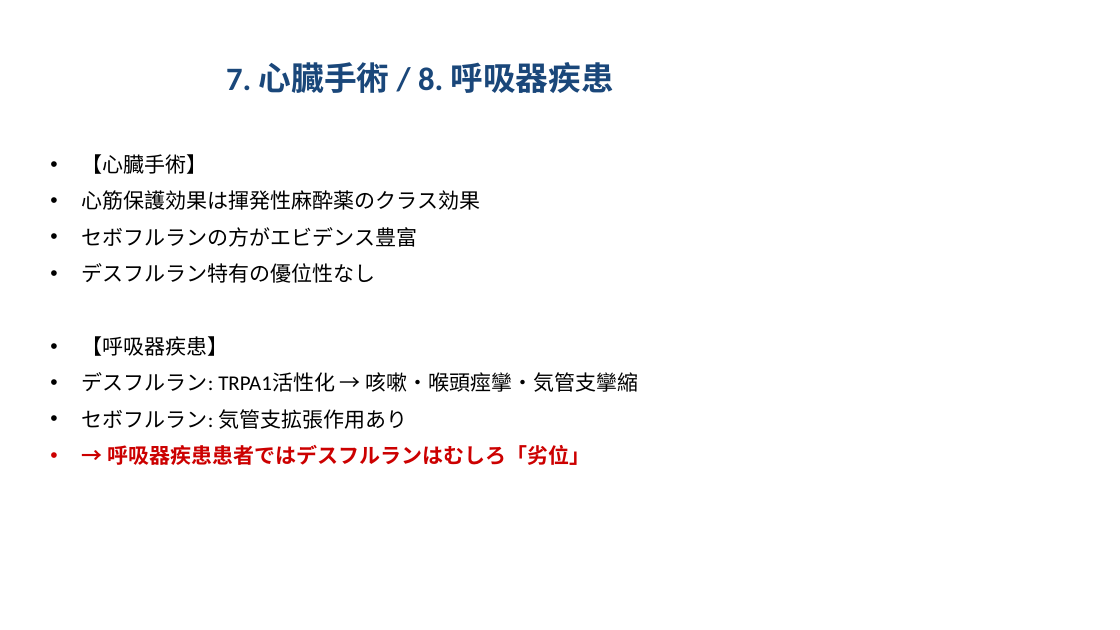
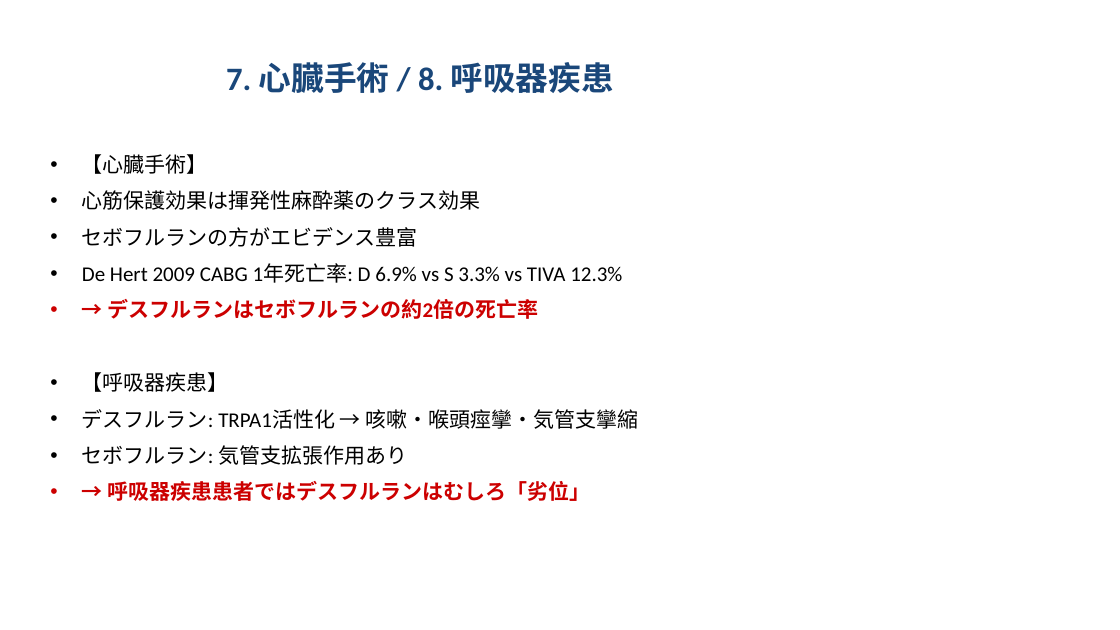
Before and after one commit to bougtoir/kotha-rct-decomposition, a slide deck: slide 10 of desflurane_critical_appraisal/output/desflurane_critical_appraisal_ja.pptx. Drawn at 1120x630 pixels with LibreOffice and Linux fonts; fonts in the diff are those of the drawing. Boxes give left, top, right and bottom in pixels: in the first picture for what was removed or moved away, otherwise in the second. Text is boxed around its words. In the diff, an @@ line names an element or a change of style, - is before the commit and + after.

```diff
--- a/desflurane_critical_appraisal/output/desflurane_critical_appraisal_ja.pptx
+++ b/desflurane_critical_appraisal/output/desflurane_critical_appraisal_ja.pptx
@@ text at [82,263,622,319]: text changed @@
-• デスフルラン特有の優位性なし
+• De Hert 2009 CABG 1年死亡率: D 6.9% vs S 3.3% vs TIVA 12.3%
+• → デスフルランはセボフルランの約2倍の死亡率
```
Also in this commit, not shown: 2 other slides changed, 3 other files.
